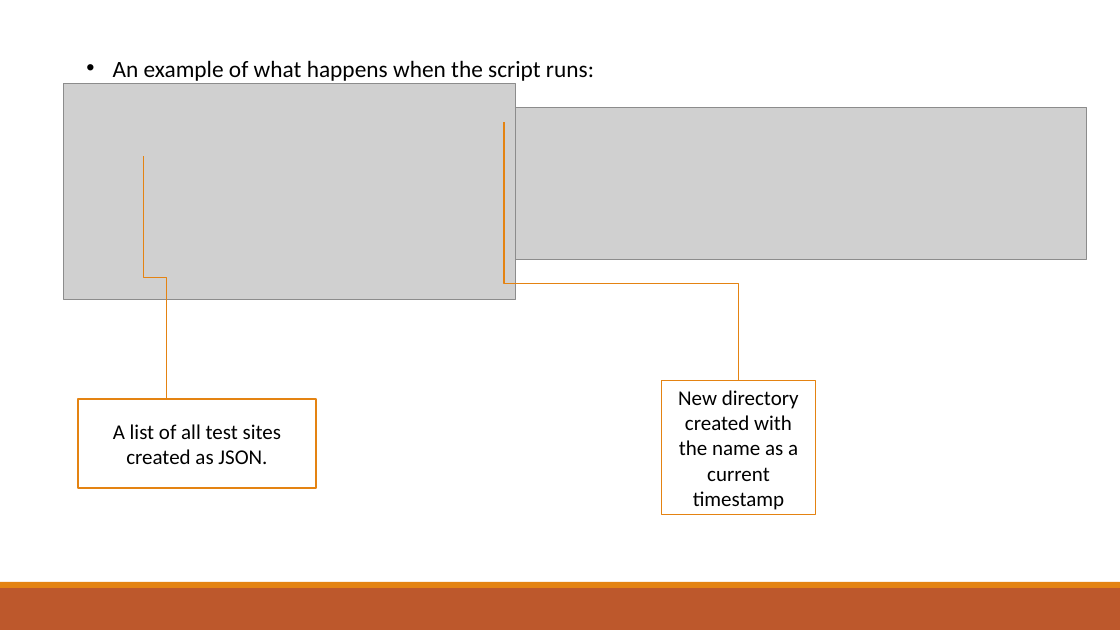
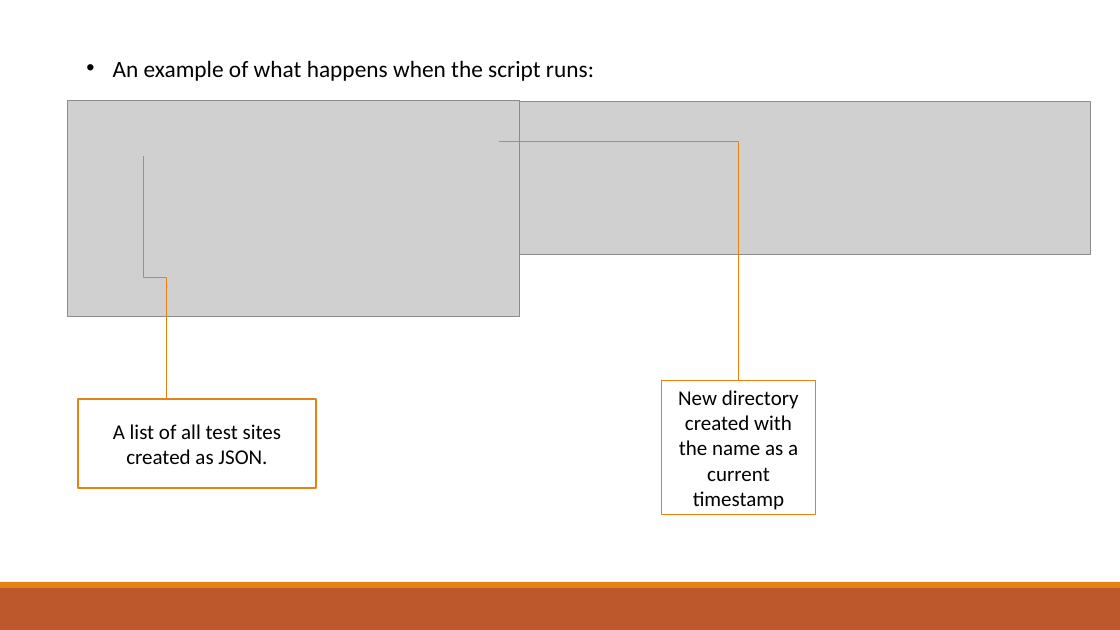
Before and after one commit to Fedchukhlib/4E2-Project, a slide deck: slide 13 of 4E1 HF-Project-Presentation.pptx (slide 14 before the commit). Drawn at 1120x630 pixels with LibreOffice and Linux fonts; fonts in the diff are those of the drawing; grey boxes stand for pictures. Boxes give left, top, right and bottom in pixels: in the first picture for what was removed or moved away, otherwise in the second. Text is boxed around its words. In the diff, an @@ line names an element or a change of style, - is before the commit and + after.

```diff
--- a/4E1 HF-Project-Presentation.pptx
+++ b/4E1 HF-Project-Presentation.pptx
@@ picture: place and size @@
-picture at [64,84,516,300]
+picture at [68,101,520,317]
@@ picture: place and size @@
-picture at [516,107,1087,259]
+picture at [519,102,1091,254]
@@ elbow line moved from (504, 123) - (739, 381) to (499, 141) - (739, 381) @@
```
Also in this commit, not shown: 3 other slides changed, 1 slide removed.
